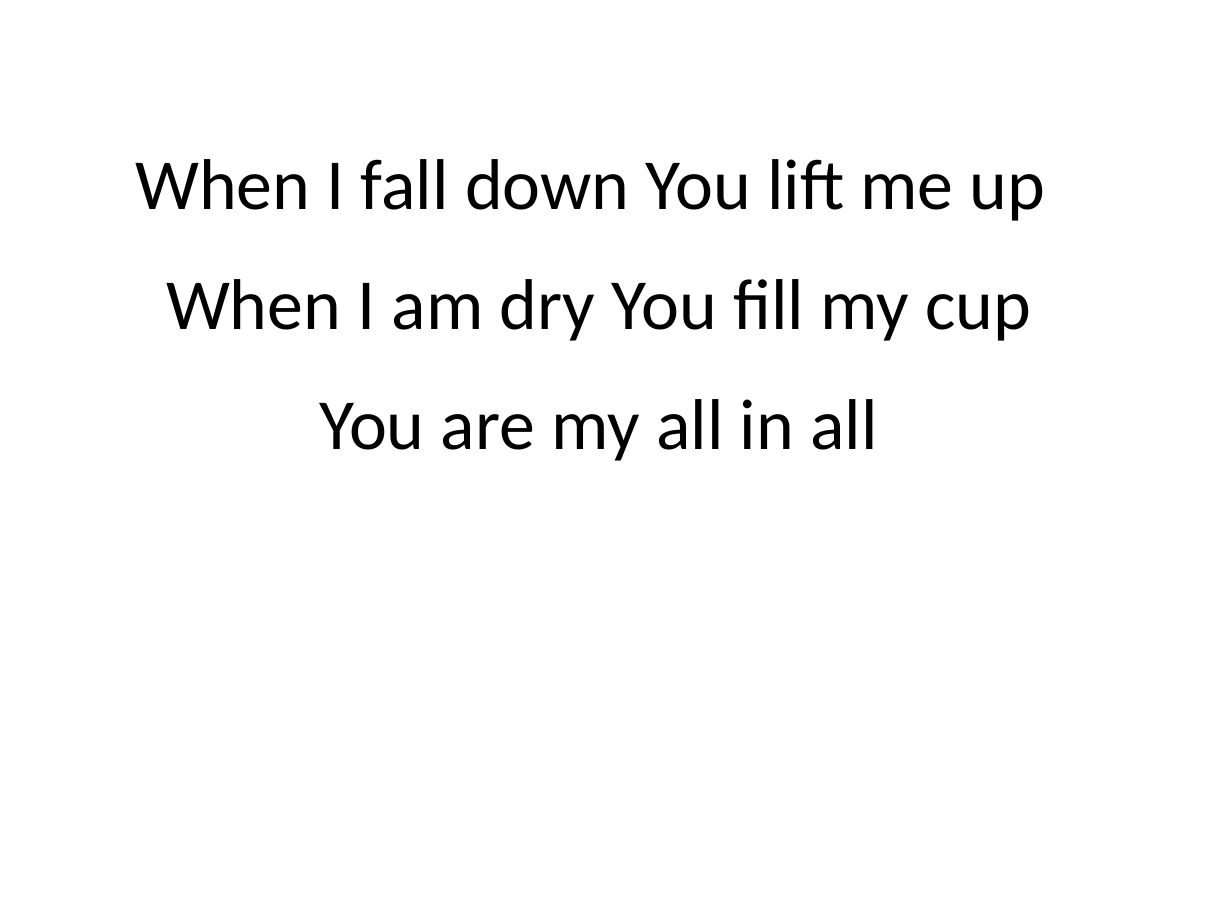
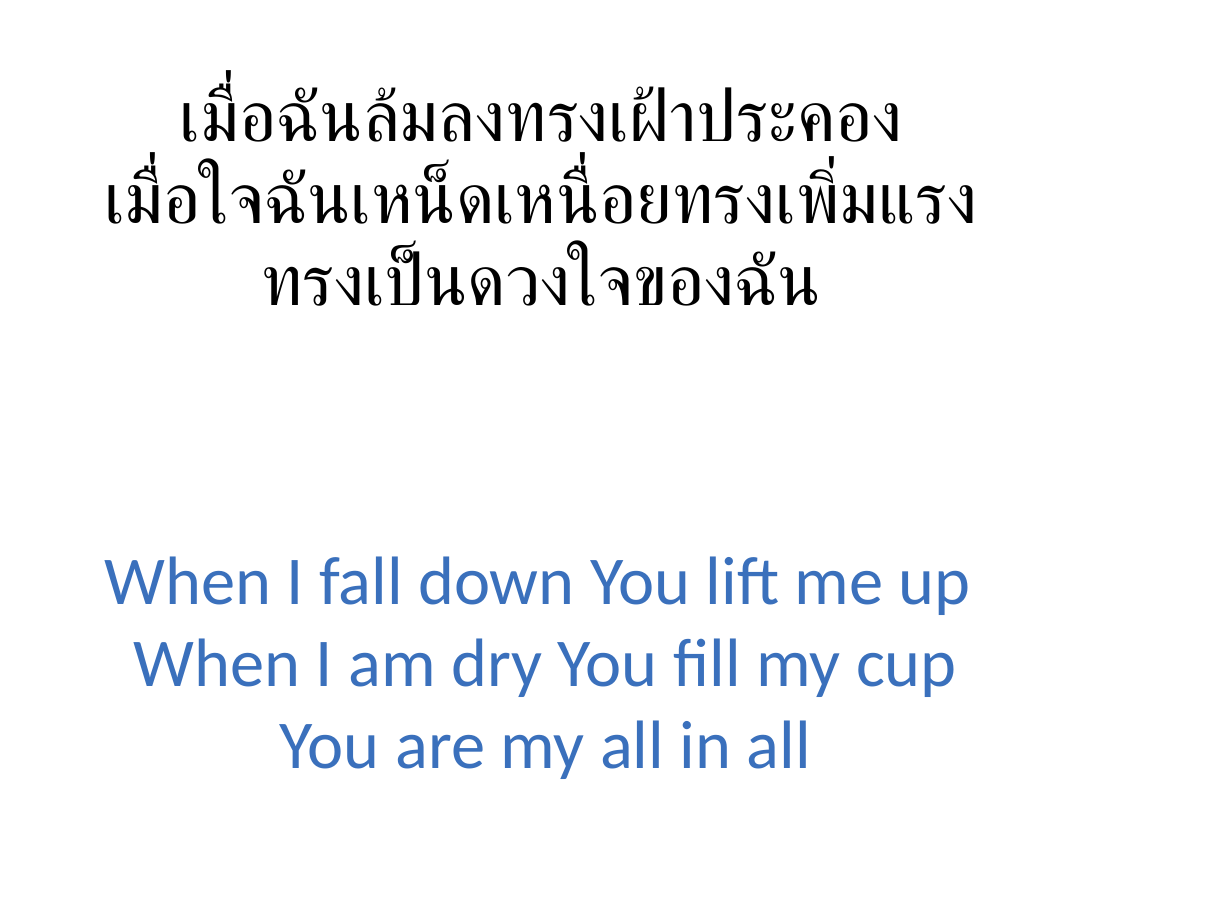
Before and after one commit to mightmay/songpptcreator, a slide deck: slide 6 of finishedppt/WorshipSongs.pptx (slide 30 before the commit). Drawn at 1232x924 pixels with LibreOffice and Linux fonts; fonts in the diff are those of the drawing. Boxes give left, top, right and bottom in pixels: in the first picture for what was removed or moved away, otherwise in the second. Text is boxed around its words. In the diff, an @@ line names an element or a change of style, - is before the commit and + after.

```diff
--- a/finishedppt/WorshipSongs.pptx
+++ b/finishedppt/WorshipSongs.pptx
@@ text added at [104,85,978,306], 42 pt, text #000000 @@
+เมื่อฉันล้มลงทรงเฝ้าประคอง
+เมื่อใจฉันเหน็ดเหนื่อยทรงเพิ่มแรง
+ทรงเป็นดวงใจของฉัน
@@ text "When I fall down You ...": place and size @@
-text "When I fall down You ..." at [135,159,1045,461]
+text "When I fall down You ..." at [104,556,971,779]
@@ text "When I fall down You ..." at [104,556,971,779]: size 42 to 40 pt, text colour #000000 to #3A70BC; line spacing 70pt to 48pt @@
```
Also in this commit, not shown: 5 other slides changed, 24 slides removed, 2 other files.
